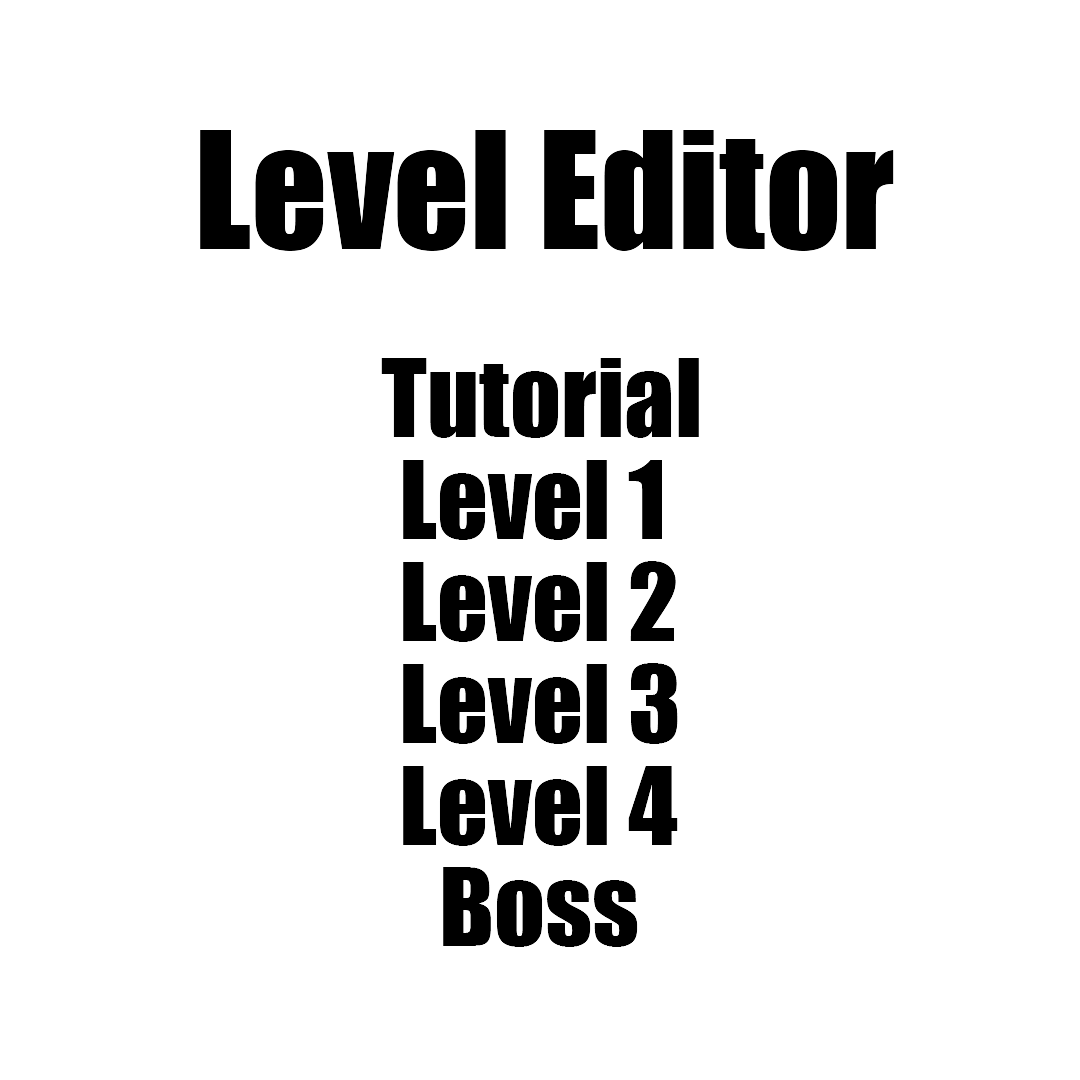
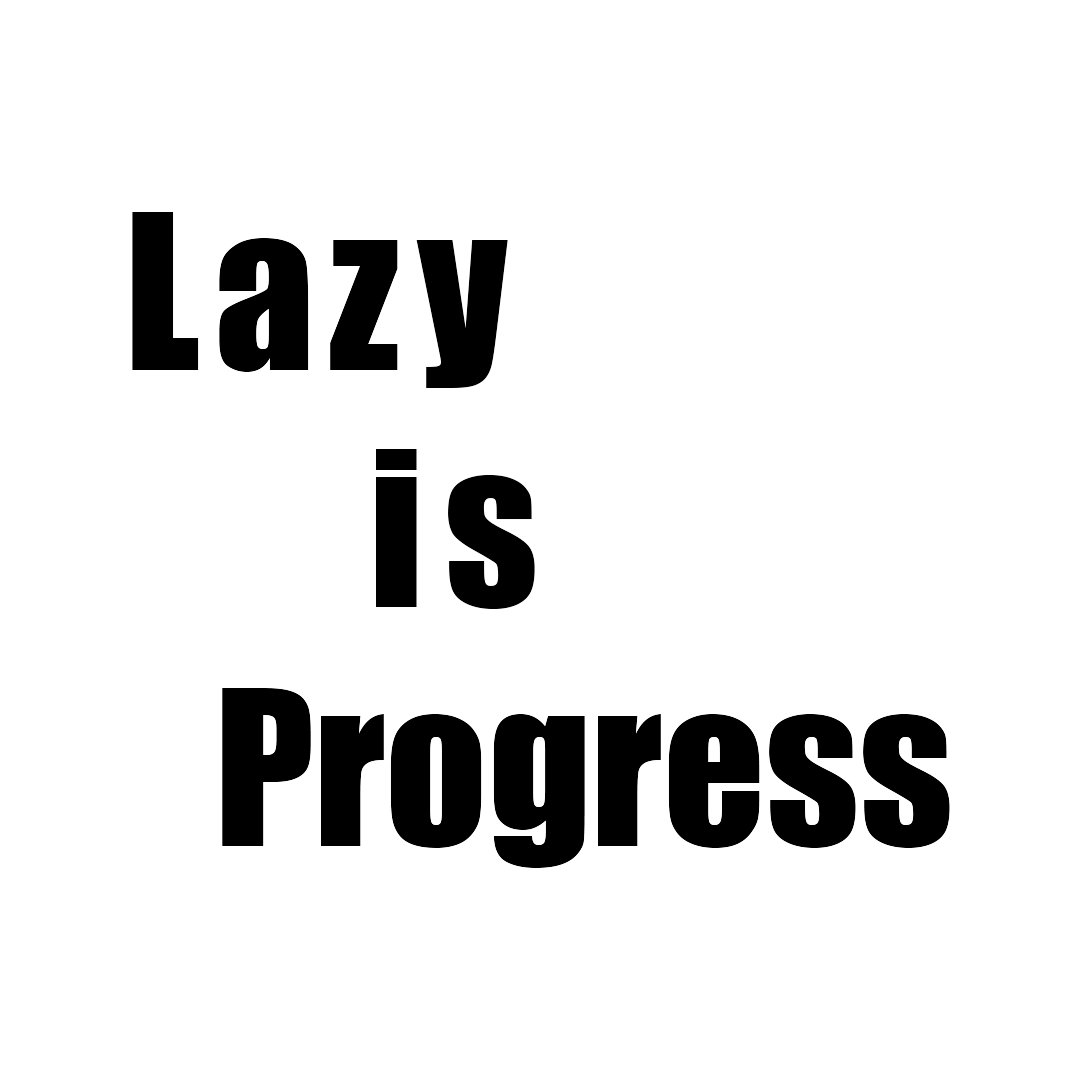
Two versions of the same layered image (1080x1080). Layer-by-layer changes:
showed group "Splash Screen" (14 layers) over [132,204,950,876]
added layer "Progress Shadow" in group "Splash Screen" over [222,680,950,876]
added layer "Progress" in group "Splash Screen" over [222,688,950,868]
added layer "s" in group "Splash Screen" over [448,475,535,609]
added layer "s shadow" in group "Splash Screen" over [440,473,543,617]
added layer "i shadow" in group "Splash Screen" over [376,449,425,615]
added layer "i" (2nd of 2, in "Splash Screen") in group "Splash Screen" over [376,449,417,607]
added layer "y" in group "Splash Screen" over [416,240,508,388]
added layer "z shadow" in group "Splash Screen" over [330,232,406,378]
added layer "z" in group "Splash Screen" over [330,240,398,370]
added layer "y shadow" in group "Splash Screen" over [408,232,516,396]
added layer "a shadow" in group "Splash Screen" over [132,204,317,372]
added layer "a" (2nd of 2, in "Splash Screen") in group "Splash Screen" over [219,238,309,372]
added layer "L shadow" in group "Splash Screen" over [132,204,207,370]
added layer "L" (2nd of 2, in "Splash Screen") in group "Splash Screen" over [132,212,199,370]
hid group "Level Select" (14 layers) over [192,130,902,947]
